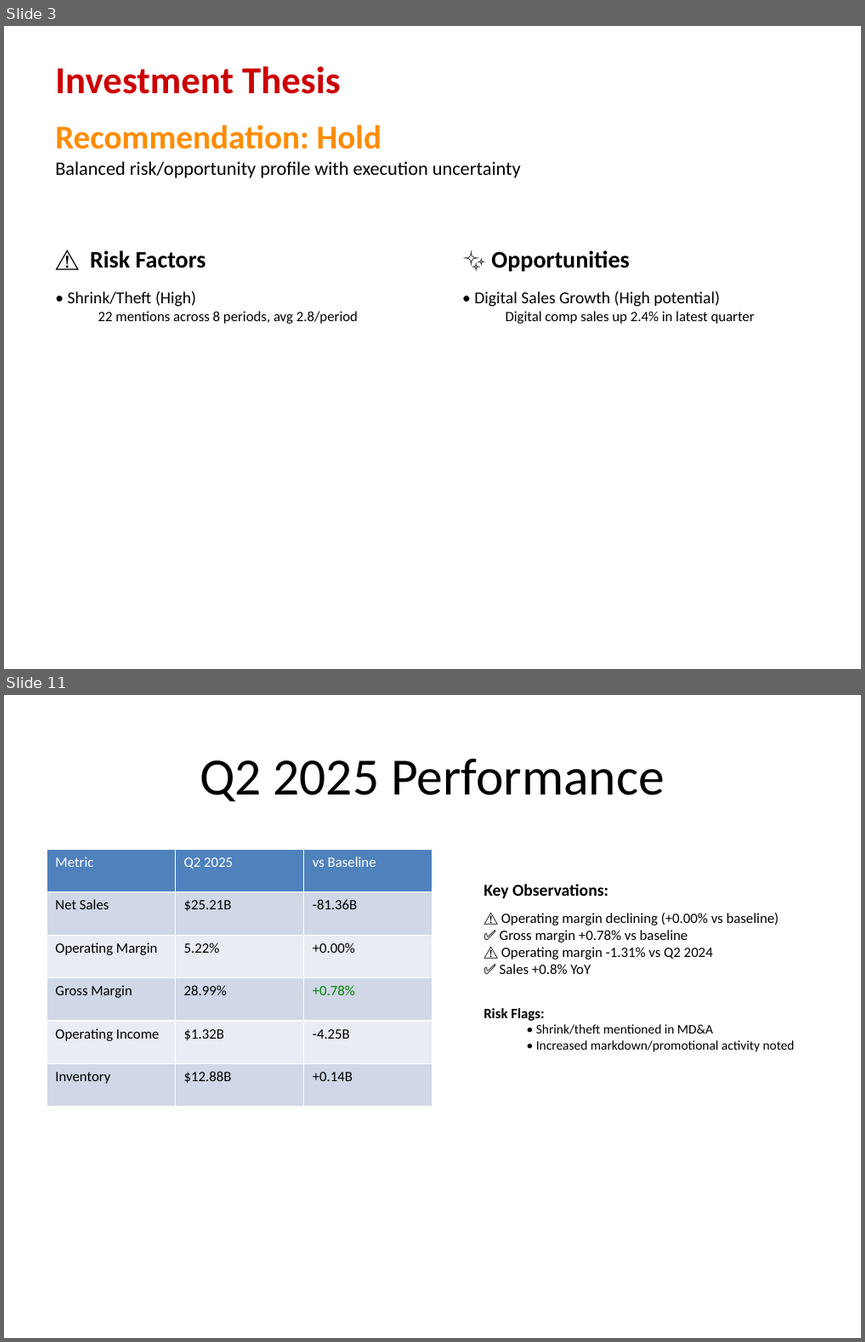
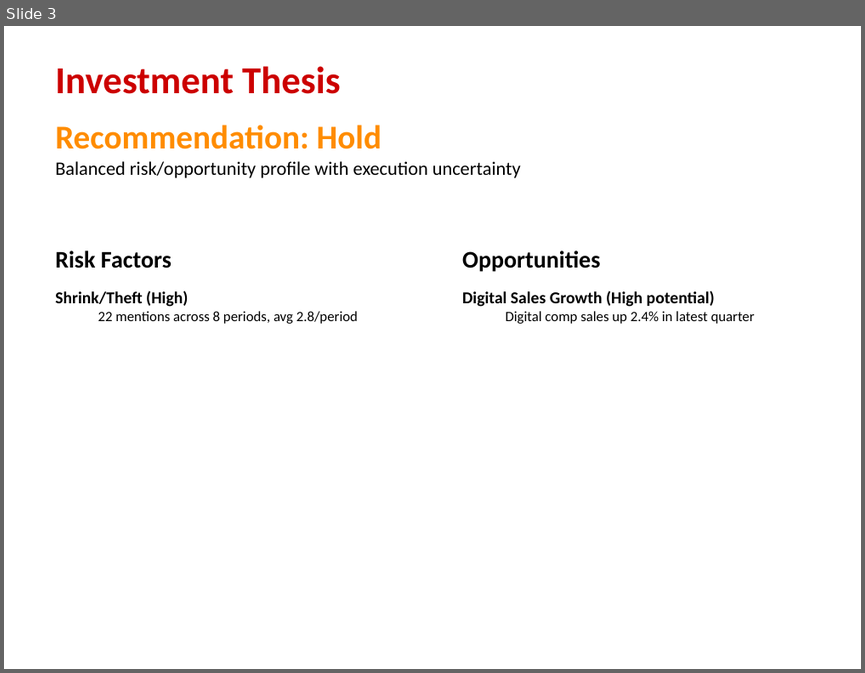
Before and after one commit to Alexander-Lombardo/financial-analyst-project, a slide deck: output/Target_Financial_Analysis.pptx. Shown one above the other, each under a label of ours: slides 3 and 11 before the commit, slide 3 after it; the slides between them are not shown. The pictures are 865x1342 and 865x673 pixels, drawn with LibreOffice and Linux fonts; fonts in the diff are those of the drawing. Boxes give left, top, right and bottom in pixels: in the first picture for what was removed or moved away, otherwise in the second. Text is boxed around its words. In the diff, an @@ line names an element or a change of style, - is before the commit and + after.

```diff
--- a/output/Target_Financial_Analysis.pptx
+++ b/output/Target_Financial_Analysis.pptx
@@ slide 11 removed at <box>4,695,861,1338</box>, background #FFFFFF @@
@@ title removed at <box>200,758,664,801</box> @@
-Q2 2025 Performance
@@ table removed at <box>46,849,432,1106</box>, 6 rows, 3 columns @@
-Metric | Q2 2025 | vs Baseline
-Net Sales | $25.21B | -81.36B
-Operating Margin | 5.22% | +0.00%
-Gross Margin | 28.99% | +0.78%
-Operating Income | $1.32B | -4.25B
-Inventory | $12.88B | +0.14B
@@ text removed at <box>483,884,794,1052</box> @@
-Key Observations:
-⚠️ Operating margin declining (+0.00% vs baseline)
-✅ Gross margin +0.78% vs baseline
-⚠️ Operating margin -1.31% vs Q2 2024
-✅ Sales +0.8% YoY
-Risk Flags:
-  • Shrink/theft mentioned in MD&A
-  • Increased markdown/promotional activity noted
@@ slide 3 changed as well @@
@@ text at <box>55,250,188,306</box>: text changed; bold on @@
-⚠️ Risk Factors
-• Shrink/Theft (High)
+Risk Factors
+Shrink/Theft (High)
@@ text at <box>462,250,715,306</box>: text changed; bold on @@
-✨ Opportunities
-• Digital Sales Growth (High potential)
+Opportunities
+Digital Sales Growth (High potential)
```
Also in this commit, not shown: 1 other slide changed, 30 slides added, 13 other slides removed, 51 other files.
